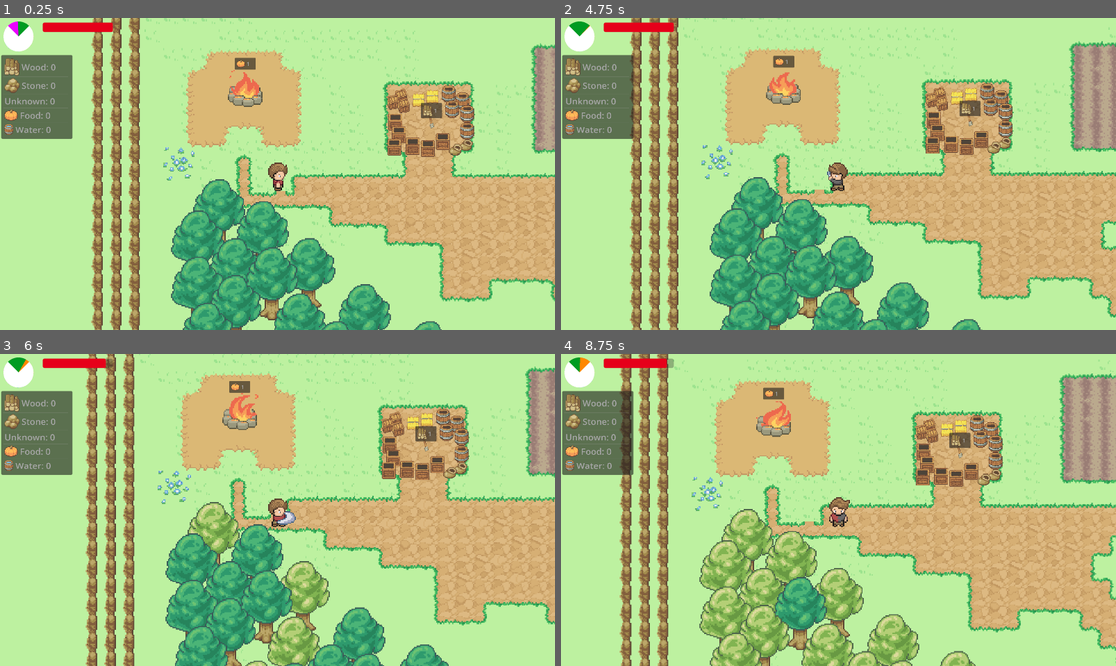
Above: before the commit, frames 1-4 (two rows, left to right).
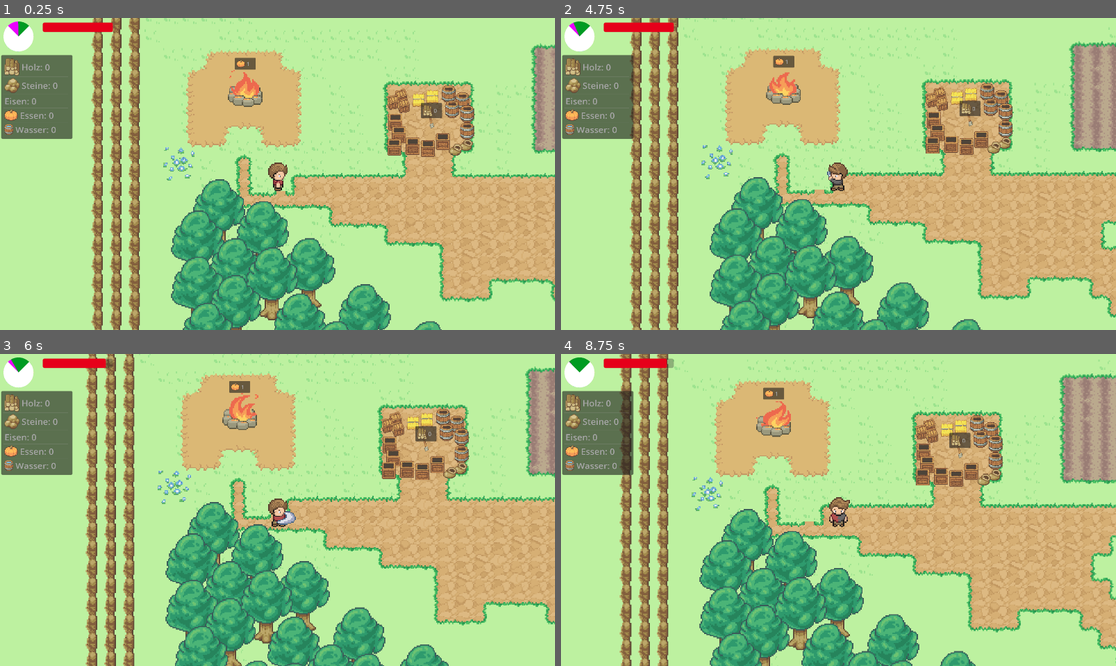
Above: after the commit, the same moments.

Repository: Herzmut-Games/hgj-2023
Game: Godot game, scene res://level.tscn
Two runs of this game, one before a commit and one after it. Both use one fixed random seed, a clock stepped at 60 frames per second and the inputs below.
Inputs:
- Up to frame 1 (0.25 s): no input
- Up to frame 2 (4.75 s): hold Right (ui_right) 0.53-1.28 s; tap Space (action) every 0.75 s from 0.6 to 4.35 s; hold Down (ui_down) 1.28-2.03 s; hold Right (ui_right) 2.03-2.78 s; hold Up (ui_up) 2.78-3.53 s; hold Left (ui_left) from 3.53 s (still down)
- Up to frame 3 (6 s): release Left (ui_left) at 5.03 s; hold Down (ui_down) 5.03-5.78 s; tap Space (action) at 5.1, 5.85 s; hold Right (ui_right) from 5.78 s (still down)
- Up to frame 4 (8.75 s): release Right (ui_right) at 6.53 s; hold Up (ui_up) 6.53-7.28 s; tap Space (action) at 6.6, 7.35, 8.1 s; hold Right (ui_right) 7.28-8.03 s; hold Down (ui_down) from 8.03 s (still down)

The runs differ from the first frame. In frame 1, 0.3% of the frame differs, in the area x 0-79%, y 1-37%; in frame 2, 0.3%; in frame 3, 3.2%; in frame 4, 9.8%, in the area x 0-75%, y 1-100%.

Commit message:
Add fuel

Diff:
--- a/Clock.gd
+++ b/Clock.gd
@@ -1,7 +1,7 @@
 extends Node2D
 
 var seasons
-const ROTATION_SPEED = 10
+const ROTATION_SPEED = 5
 
 # Called when the node enters the scene tree for the first time.
 func _ready():
--- /dev/null
+++ b/fuel.gd
@@ -0,0 +1,62 @@
+extends StaticBody2D
+
+var log_sprite = preload("res://assets/Props/Logs_1.png")
+
+@onready var fuel_tick = $FuelTick
+@onready var progress = $ProgressBar
+@onready var fuel_display = $FuelDisplay
+
+const STATE_MAX = 5
+
+@export var tickrate = 5
+@export var state = STATE_MAX
+
+
+# Called when the node enters the scene tree for the first time.
+func _ready():
+	fuel_tick.set_wait_time(tickrate)
+	fuel_tick.stop()
+
+	progress.max_value = STATE_MAX
+	progress.value = STATE_MAX
+	_update_fuel_display(Game.fuel_left)
+
+	Game.connect("season_changed", _on_season_changed)
+	Game.connect("fuel_changed", _update_fuel_display)
+
+	# Force timer to start if in correct season
+	_on_season_changed(Game.season)
+
+
+func interact(_area):
+	if Game.has_item(Game.Items.WOOD, 1):
+		Game.dec_item(Game.Items.WOOD)
+		Game.add_fuel()
+
+func _on_season_changed(season):
+	if Game.house_level < 2:
+		return
+
+	match season:
+		Game.Season.SPRING:
+			fuel_tick.stop()
+		Game.Season.FALL:
+			fuel_tick.start()
+
+func _on_fuel_tick_timeout():
+	_tick_state()
+
+	if state <= 0:
+		state = STATE_MAX
+		progress.value = STATE_MAX
+
+		Game.burn_fuel()
+
+
+func _tick_state():
+	state -= 1
+	progress.value = state
+
+func _update_fuel_display(fuel):
+	fuel_display.clear()
+	fuel_display.add_item(str(fuel), log_sprite, false)
--- /dev/null
+++ b/fuel.tscn
@@ -0,0 +1,58 @@
+[gd_scene load_steps=7 format=3 uid="uid://dp7p17h5h6nn0"]
+
+[ext_resource type="Script" path="res://fuel.gd" id="1_0homc"]
+[ext_resource type="Texture2D" uid="uid://xdqhbh7m5eao" path="res://assets/Props/Logs_1.png" id="1_fscoh"]
+[ext_resource type="PackedScene" uid="uid://dfmenjshm88nc" path="res://interaction_box.tscn" id="2_lv8vb"]
+
+[sub_resource type="RectangleShape2D" id="RectangleShape2D_ofo51"]
+size = Vector2(20.7143, 23.5714)
+
+[sub_resource type="RectangleShape2D" id="RectangleShape2D_dkr40"]
+size = Vector2(26, 25)
+
+[sub_resource type="StyleBoxFlat" id="StyleBoxFlat_oitag"]
+bg_color = Color(0.898039, 0, 0, 1)
+corner_radius_top_left = 5
+corner_radius_top_right = 5
+corner_radius_bottom_right = 5
+corner_radius_bottom_left = 5
+
+[node name="Fuel" type="StaticBody2D"]
+script = ExtResource("1_0homc")
+
+[node name="Sprite2D" type="Sprite2D" parent="."]
+texture = ExtResource("1_fscoh")
+
+[node name="InteractionBox" parent="." instance=ExtResource("2_lv8vb")]
+position = Vector2(28.9271, 37.3942)
+
+[node name="CollisionShape2D" type="CollisionShape2D" parent="InteractionBox"]
+position = Vector2(-29.4271, -36.8942)
+scale = Vector2(1.4, 1.4)
+shape = SubResource("RectangleShape2D_ofo51")
+
+[node name="CollisionShape2D" type="CollisionShape2D" parent="."]
+position = Vector2(0, 2.5)
+shape = SubResource("RectangleShape2D_dkr40")
+
+[node name="FuelTick" type="Timer" parent="."]
+
+[node name="ProgressBar" type="ProgressBar" parent="."]
+offset_left = -11.0
+offset_top = -23.0
+offset_right = 10.0
+offset_bottom = -19.0
+theme_override_styles/fill = SubResource("StyleBoxFlat_oitag")
+max_value = 5.0
+step = 1.0
+value = 5.0
+show_percentage = false
+
+[node name="FuelDisplay" type="ItemList" parent="."]
+offset_left = -12.0
+offset_top = -40.0
+offset_right = 68.0
+offset_bottom = 4.0
+scale = Vector2(0.3, 0.3)
+
+[connection signal="timeout" from="FuelTick" to="." method="_on_fuel_tick_timeout"]
--- a/game.gd
+++ b/game.gd
@@ -4,10 +4,9 @@
 
 var season = Season.SPRING
 var hunger_level = 10
-
 var hunger_rate = 0.1
-
 var house_level = 0
+var fuel_left = 5
 
 enum Items {
 	WOOD, STONE, IRON, FOOD, WATER
@@ -28,11 +27,13 @@
 var tree3 = preload("res://assets/Trees and Bushes/Tree_Snow_2.png")
 
 signal season_changed
+signal fuel_changed
 signal inventory_updated
 
 # Called when the node enters the scene tree for the first time.
 func _ready():
 	self.connect("season_changed", _season_changed)
+	self.connect("fuel_changed", _fuel_changed)
 
 
 # Called every frame. 'delta' is the elapsed time since the previous frame.
@@ -46,9 +47,20 @@
 		hunger_level = 0
 		end_game()
 
+func _fuel_changed(new_fuel):
+	if new_fuel == 0 and season == Game.Season.WINTER or season == Game.Season.FALL:
+		end_game()
+
 func _season_changed(new_season):
-	if new_season == Game.Season.WINTER && house_level < 1:
-		end_game()
+	match new_season:
+		Game.Season.WINTER:
+			if house_level < 1:
+				end_game()
+			elif fuel_left == 0:
+				end_game()
+		Game.Season.FALL:
+			if fuel_left == 0:
+				end_game()
 
 func set_season(s):
 	if season != s:
@@ -56,16 +68,13 @@
 		season_changed.emit(season)
 
 func get_item_name(item):
-	if item == Items.WOOD:
-		return "Wood"
-	elif item == Items.STONE:
-		return "Stone"
-	elif item == Items.FOOD:
-		return "Food"
-	elif item == Items.WATER:
-		return "Water"
-	else:
-		return "Unknown"
+	match item:
+		Items.WOOD: 	return "Holz"
+		Items.STONE: 	return "Steine"
+		Items.FOOD: 	return "Essen"
+		Items.WATER: 	return "Wasser"
+		Items.IRON: 	return "Eisen"
+		_: 				return "Unknown"
 
 func inc_hunger(amount = 1):
 	hunger_level += amount
@@ -97,5 +106,14 @@
 			Inventory[item] -= amount
 	inventory_updated.emit(Inventory)
 
+func add_fuel():
+	fuel_left += 1
+	fuel_changed.emit(fuel_left)
+
+func burn_fuel():
+	if fuel_left > 0:
+		fuel_left -= 1
+		fuel_changed.emit(fuel_left)
+
 func end_game():
 	get_tree().change_scene_to_file("res://end.tscn")
--- a/house_yellow_1.gd
+++ b/house_yellow_1.gd
@@ -8,6 +8,7 @@
 @onready var level_2_normal_sprite = $Level2Normal
 @onready var level_2_winter_sprite = $Level2Winter
 @onready var level_2_collision = $Level2Collision
+@onready var fuel_pile = $Fuel
 
 @onready var level_3_normal_sprite = $Level3Normal
 @onready var level_3_winter_sprite = $Level3Winter
@@ -16,18 +17,18 @@
 @onready var required_tooltip = $RequiredResources
 
 @export var level_one_resources = {
-	Game.Items.WOOD: 1,
+	Game.Items.WOOD: 0,
 }
 
 @export var level_two_resources = {
-	Game.Items.WOOD: 2,
-	Game.Items.STONE: 1
+	Game.Items.WOOD: 0,
+	# Game.Items.STONE: 1
 }
 
 @export var level_three_resources = {
-	Game.Items.WOOD: 3,
-	Game.Items.STONE: 2,
-	Game.Items.IRON: 1
+	Game.Items.WOOD: 0,
+	# Game.Items.STONE: 2,
+	# Game.Items.IRON: 1
 }
 
 func _ready():
@@ -65,6 +66,9 @@
 	_hide_all_sprites()
 	_set_collision()
 
+	if Game.house_level > 1:
+		fuel_pile.visible = true
+
 	match season:
 		Game.Season.WINTER:
 			match Game.house_level:
@@ -89,6 +93,7 @@
 
 	level_2_normal_sprite.visible = false
 	level_2_winter_sprite.visible = false
+	fuel_pile.visible = false
 
 	level_3_normal_sprite.visible = false
 	level_3_winter_sprite.visible = false
--- a/house_yellow_1.tscn
+++ b/house_yellow_1.tscn
@@ -15,6 +15,7 @@
 [ext_resource type="Texture2D" uid="uid://dvbfo6e1b4kqi" path="res://assets/Buildings/House_Snow_Stone_2.png" id="11_vf81r"]
 [ext_resource type="Texture2D" uid="uid://rm1tdbw8gukc" path="res://Art/Buildings/House_Hay_Stone_3.png" id="12_2m3d7"]
 [ext_resource type="Texture2D" uid="uid://slj71rmtuev6" path="res://assets/Buildings/House_Snow_Stone_3.png" id="13_jwjg6"]
+[ext_resource type="PackedScene" uid="uid://dp7p17h5h6nn0" path="res://fuel.tscn" id="16_h4ond"]
 
 [sub_resource type="RectangleShape2D" id="RectangleShape2D_plhru"]
 size = Vector2(76, 46.8811)
@@ -185,3 +186,6 @@
 
 [node name="RequiredResources" parent="." instance=ExtResource("11_4d2kg")]
 scale = Vector2(0.3, 0.3)
+
+[node name="Fuel" parent="." instance=ExtResource("16_h4ond")]
+position = Vector2(55, 29)
Not shown: 1 places in house_yellow_1.tscn that only renumber resources
